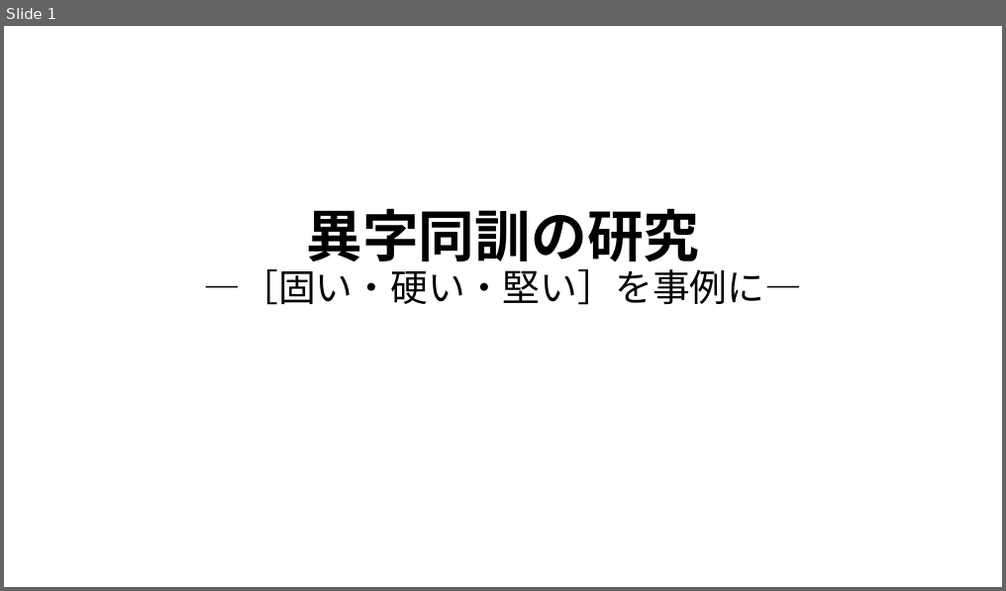
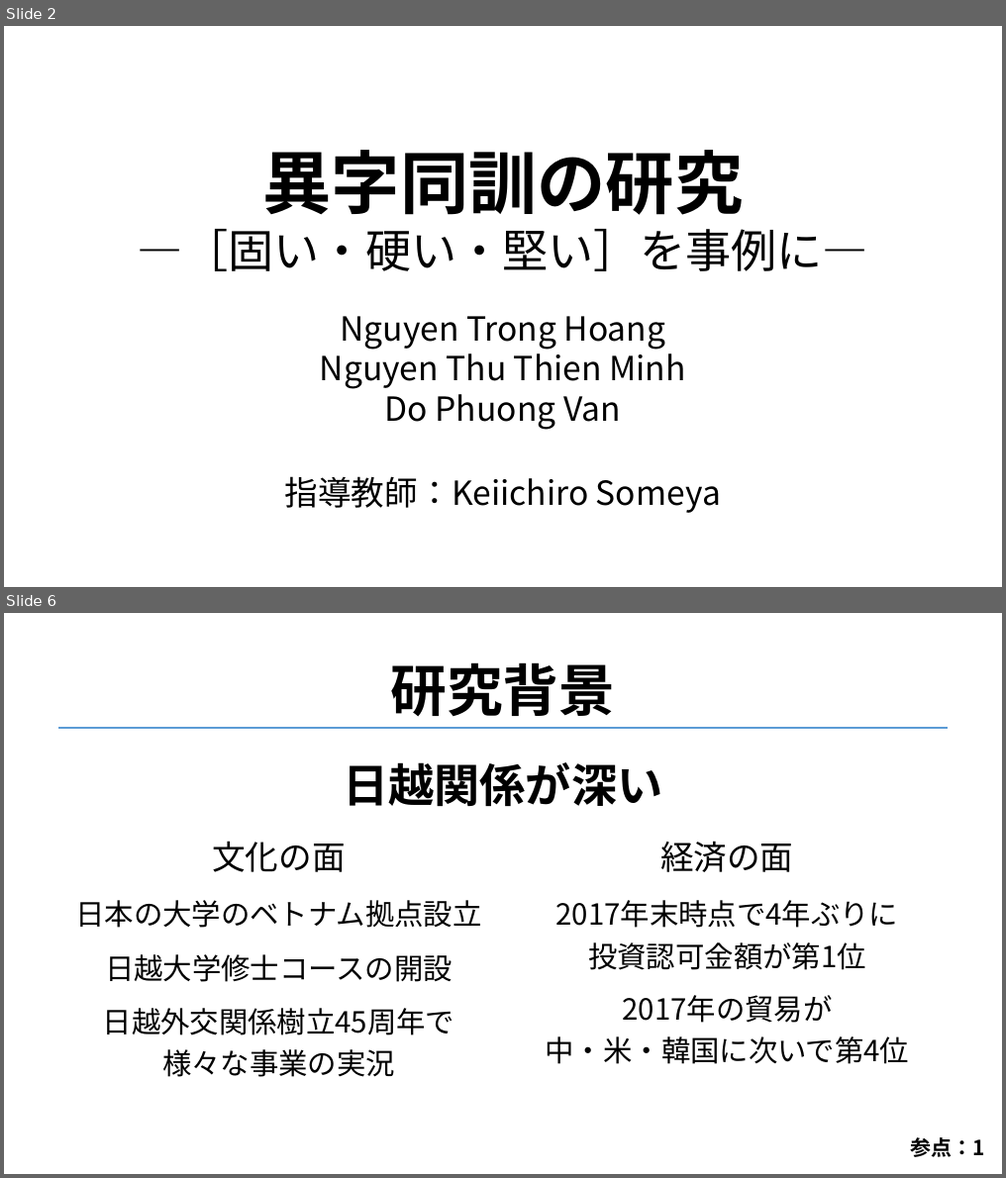
Before and after one commit to 3x3y3z3t/paper, a slide deck: 発表用/PPT.pptx. Shown one above the other, each under a label of ours: slide 1 before the commit, slides 2 and 6 after it; the slides between them are not shown. The pictures are 1006x591 and 1006x1178 pixels, drawn with LibreOffice and Linux fonts; fonts in the diff are those of the drawing; background and template pictures are left out. Boxes give left, top, right and bottom in pixels: in the first picture for what was removed or moved away, otherwise in the second. Text is boxed around its words. In the diff, an @@ line names an element or a change of style, - is before the commit and + after.

```diff
--- a/発表用/PPT.pptx
+++ b/発表用/PPT.pptx
@@ slide 6 added at [4,613,1002,1174], background picture (left out) @@
@@ text added at [391,663,616,717], 54 pt, text #000000, bold @@
+研究背景
@@ line added from (58, 728) to (947, 728), #5B9BD5 1.5 pt @@
@@ text added at [343,762,662,806], 44 pt, text #000000, bold @@
+日越関係が深い
@@ text added at [212,841,345,872], 32 pt, text #000000 @@
+文化の面
@@ text added at [660,841,793,872], 32 pt, text #000000 @@
+経済の面
@@ text added at [75,900,481,928], 28 pt, text #000000 @@
+日本の大学のベトナム拠点設立
@@ text added at [556,900,899,970], 28 pt, text #000000 @@
+2017年末時点で4年ぶりに
+投資認可金額が第1位
@@ text added at [105,955,452,982], 28 pt, text #000000 @@
+日越大学修士コースの開設
@@ text added at [546,995,910,1064], 28 pt, text #000000 @@
+2017年の貿易が
+中・米・韓国に次いで第4位
@@ text added at [103,1008,455,1077], 28 pt, text #000000 @@
+日越外交関係樹立45周年で
+様々な事業の実況
@@ text added at [911,1138,986,1157], 20 pt, text #000000, bold @@
+参点：1
@@ what was slide 1 is now slide 2 @@
@@ slide 2 changed as well @@
@@ text "異字同訓の研究 ―［固い・硬い・堅い］を事例に―": place and size @@
-text "異字同訓の研究 ―［固い・硬い・堅い］を事例に―" at [204,208,803,305]
+text "異字同訓の研究 ―［固い・硬い・堅い］を事例に―" at [137,150,868,272]
@@ text "異字同訓の研究 ―［固い・硬い・堅い］を事例に―" at [137,150,868,272]: size 54 to 66 pt in "異字同訓の研究"; size 36 to 44 pt in "―［固い・硬い・堅い］を事例に―"; line spacing 0.9 to 1 @@
@@ text added at [320,316,685,430], 32 pt, text #000000 @@
+Nguyen Trong Hoang
+Nguyen Thu Thien Minh
+Do Phuong Van
@@ text added at [285,476,721,513], 32 pt, text #000000 @@
+指導教師：Keiichiro Someya
```
Also in this commit, not shown: 21 other slides added, 1 other file.
